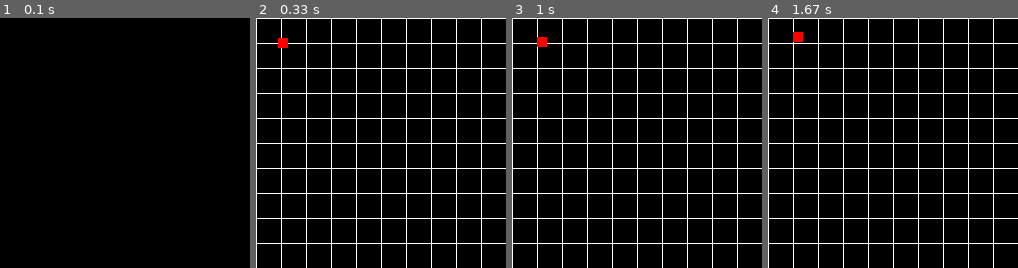
Above: before the commit, frames 1-4 (left to right).
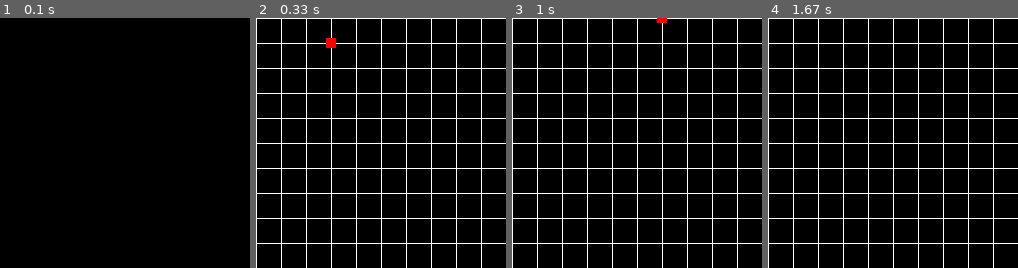
Above: after the commit, the same moments.

Repository: Jakub93-vim/PyGame
Game: pygame game, started from SnakeGame.py
Same seed, same stepped clock (60 frames per second), same inputs: the game is played once before the commit and once after it.
Inputs:
- Up to frame 1 (0.1 s): no input
- Up to frame 2 (0.33 s): no input
- Up to frame 3 (1 s): hold Up from 0.83 s (still down)
- Up to frame 4 (1.67 s): release Up at 1.3 s
The pictures show only the part of the screen within x 0-50%, y 0-50%; the shares and areas given below are measured in that part.

Frame 1 is identical in both runs. In frame 2, 0.3% of the frame differs, in the area x 8-32%, y 8-12%; in frame 3, 0.2%; in frame 4, 0.2%.

Commit message:
snake moving

Diff:
--- a/SnakeGame.py
+++ b/SnakeGame.py
@@ -19,9 +19,9 @@
         self.pos = [20,20]
 
     def move(self, dirnx, dirny):
-
-        self.pos[0] += dirnx
-        self.pos[1] += dirny
+        dis = width/rows
+        self.pos[0] += dirnx * dis
+        self.pos[1] += dirny * dis
 
     def draw(self, surface):
 
